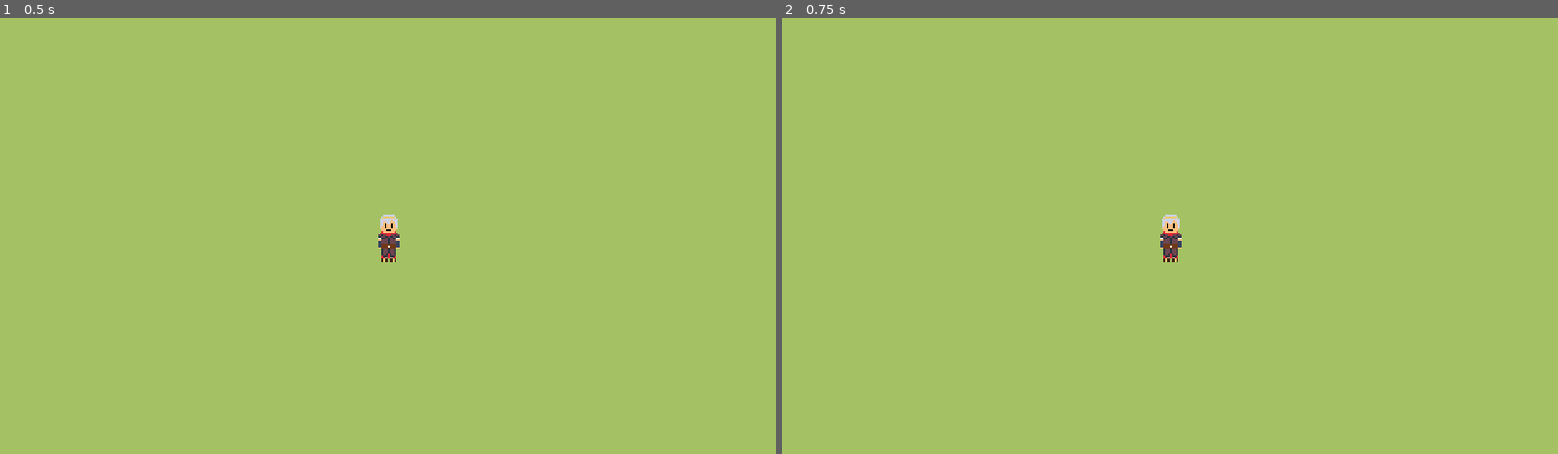
Above: before the commit, frames 1-2 (left to right).
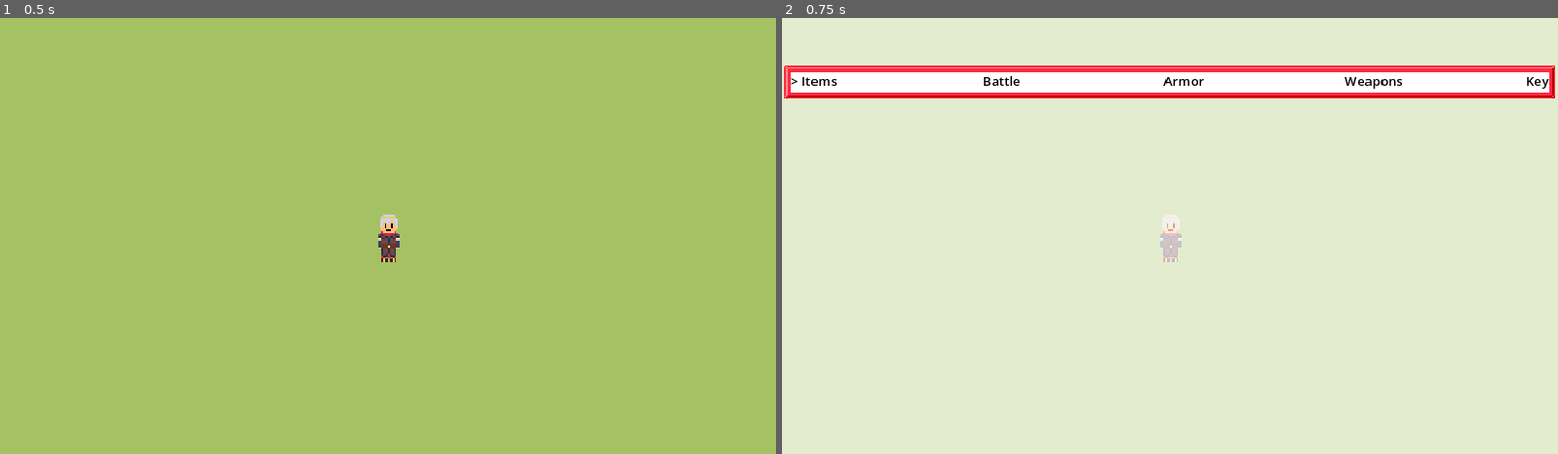
Above: after the commit, the same moments.

Repository: Kikilinga/Satihs
Game: Godot game, scene res://levels/camera_follow_template.tscn
The game is run twice, just before and just after one commit, with the same random seed, the same clock (stepped at 60 frames per second) and the same inputs. Before the commit the project has no main scene; this scene is started directly in both runs.
Inputs:
- Up to frame 1 (0.5 s): no input
- Up to frame 2 (0.75 s): tap Enter at 0.5 s

Frame 1 is identical in both runs. In frame 2, 100% of the frame differs, in the area x 0-100%, y 0-100%.

Commit message:
Full Upload Lol

Diff:
--- a/characters/player.tscn
+++ b/characters/player.tscn
@@ -1,7 +1,6 @@
-[gd_scene load_steps=27 format=3 uid="uid://cgkahhv2ecxy2"]
+[gd_scene load_steps=26 format=3 uid="uid://cgkahhv2ecxy2"]
 
 [ext_resource type="Texture2D" uid="uid://bq8fef71udhjg" path="res://assets/characters/player.png" id="1_251qb"]
-[ext_resource type="PackedScene" uid="uid://de7uu0rht811x" path="res://menu/in_game_menu.tscn" id="2_xdh0j"]
 
 [sub_resource type="GDScript" id="GDScript_po5hr"]
 script/source = "extends CharacterBody2D
@@ -276,6 +275,3 @@
 parameters/playback = SubResource("AnimationNodeStateMachinePlayback_65nkd")
 parameters/idle/blend_position = Vector2(1.3704, -1.73581)
 parameters/walk/blend_position = Vector2(0.0501119, -0.740175)
-
-[node name="in_game_menu" parent="." instance=ExtResource("2_xdh0j")]
-position = Vector2(-480, -270)
--- a/levels/camera_follow_template.tscn
+++ b/levels/camera_follow_template.tscn
@@ -1,13 +1,17 @@
-[gd_scene load_steps=2 format=3 uid="uid://bh06j7aegi3g1"]
+[gd_scene load_steps=3 format=3 uid="uid://batyqy5g2te2b"]
 
 [ext_resource type="PackedScene" uid="uid://cgkahhv2ecxy2" path="res://characters/player.tscn" id="1_mmcpw"]
+[ext_resource type="PackedScene" uid="uid://c6mt503q3wg01" path="res://menu/scenes/in_game_menu/all_player_menus.tscn" id="2_bxbul"]
 
-[node name="GenericCameraFollowLevel" type="Node2D"]
+[node name="camera_follow_template" type="Node2D"]
 
 [node name="Player" parent="." instance=ExtResource("1_mmcpw")]
 
 [node name="RemoteTransform2D" type="RemoteTransform2D" parent="Player"]
 remote_path = NodePath("../../Camera2D")
 
+[node name="all_player_menus" parent="Player" instance=ExtResource("2_bxbul")]
+position = Vector2(-480, -270)
+
 [node name="Camera2D" type="Camera2D" parent="."]
 position = Vector2(480, 270)
--- a/menu/all_player_menus.tscn
+++ /dev/null
@@ -1,32 +0,0 @@
-[gd_scene load_steps=4 format=3 uid="uid://c7doun2dr7c8"]
-
-[ext_resource type="PackedScene" uid="uid://b6hdgsxelye35" path="res://menu/main_menu.tscn" id="1_dpu67"]
-[ext_resource type="PackedScene" uid="uid://2khuqht1pgko" path="res://menu/equip.tscn" id="2_jk421"]
-
-[sub_resource type="GDScript" id="GDScript_1mq6s"]
-script/source = "extends Node2D
-
-@onready var main_menu = get_node(\"main_menu\")
-@onready var equip_menu = get_node(\"equip\")
-@onready var player = get_parent()
-
-func _unhandled_input(event):
-	if event.is_action_pressed(\"ui_menu\"):
-		main_menu_visibility()
-
-	if event.is_action_pressed(\"ui_accept\") and main_menu.selected == 1:
-		equip_menu.visible = true
-		main_menu.visible = false
-
-func main_menu_visibility():
-	player.set_physics_process(main_menu.visible)
-	main_menu.visible = !main_menu.visible
-"
-
-[node name="all_player_menus" type="Node2D"]
-script = SubResource("GDScript_1mq6s")
-
-[node name="main_menu" parent="." instance=ExtResource("1_dpu67")]
-
-[node name="equip" parent="." instance=ExtResource("2_jk421")]
-visible = true
--- /dev/null
+++ b/menu/scenes/in_game_menu/all_player_menus.tscn
@@ -0,0 +1,48 @@
+[gd_scene load_steps=4 format=3 uid="uid://c6mt503q3wg01"]
+
+[ext_resource type="PackedScene" uid="uid://cbt4yysj5b4e2" path="res://menu/scenes/in_game_menu/main_menu.tscn" id="1_jc4h6"]
+[ext_resource type="PackedScene" uid="uid://2khuqht1pgko" path="res://menu/scenes/in_game_menu/equip.tscn" id="2_oxclf"]
+
+[sub_resource type="GDScript" id="GDScript_1mq6s"]
+script/source = "extends Node2D
+
+@onready var main_menu = get_node(\"main_menu\")
+@onready var equip_menu = get_node(\"equip\")
+@onready var player = get_parent()
+
+func _unhandled_input(event):
+	if event.is_action_pressed(\"ui_menu\"):
+		main_menu_visibility()
+
+	if event.is_action_pressed(\"ui_accept\"):
+		menu_select_handler()
+
+func main_menu_visibility():
+	player.set_physics_process(main_menu.visible)
+	main_menu.visible = !main_menu.visible
+
+func menu_select_handler():
+	match main_menu.selected:
+		0:
+			equip_menu.visible = true
+			main_menu.visible = false
+		1:
+			equip_menu.visible = true
+			main_menu.visible = false
+		2:
+			pass
+		3:
+			pass
+		4:
+			SaveGame.new().write_savegame()
+		5:
+			get_tree().quit()
+"
+
+[node name="all_player_menus" type="Node2D"]
+script = SubResource("GDScript_1mq6s")
+
+[node name="main_menu" parent="." instance=ExtResource("1_jc4h6")]
+
+[node name="equip" parent="." instance=ExtResource("2_oxclf")]
+visible = true
--- a/menu/equip.tscn
+++ b/menu/scenes/in_game_menu/equip.tscn
@@ -6,22 +6,27 @@
 [sub_resource type="GDScript" id="GDScript_fvtdn"]
 script/source = "extends Node2D
 
-@onready var select_arrow = $Control/NinePatchRect/RichTextLabel
+@onready var select_arrow = $Control/NinePatchRect/select_arrow
+var selected = 0
+
+#these could be turned into hard coded numbers for the final version
 @onready var menu_options = $Control/NinePatchRect/VBoxContainer
-@onready var menu= self
 
-var selected = 0
+#these could be turned into hard coded numbers for the final version
 var option_margin = 225
 var top_margin = 8
 
 func _ready():
-	menu.visible = false
+	self.visible = false
 
 func _unhandled_input(event):
-	if menu.visible and event.is_action_pressed(\"ui_right\"):
+	if self.visible and event.is_action_pressed(\"ui_right\"):
 		selected += 1
-	if menu.visible and event.is_action_pressed(\"ui_left\"):
+	if self.visible and event.is_action_pressed(\"ui_left\"):
 		selected -= 1
+
+	if self.visible and event.is_action_pressed(\"ui_menu\"):
+		self.visible = false
 
 	menu_select_handler()
 
@@ -130,7 +135,7 @@
 fit_content = true
 selection_enabled = true
 
-[node name="RichTextLabel" type="RichTextLabel" parent="Control/NinePatchRect"]
+[node name="select_arrow" type="RichTextLabel" parent="Control/NinePatchRect"]
 layout_mode = 0
 offset_left = 9.0
 offset_top = 8.0
--- a/menu/main_menu.tscn
+++ b/menu/scenes/in_game_menu/main_menu.tscn
@@ -1,32 +1,29 @@
-[gd_scene load_steps=5 format=3 uid="uid://b6hdgsxelye35"]
+[gd_scene load_steps=5 format=3 uid="uid://cbt4yysj5b4e2"]
 
-[ext_resource type="Texture2D" uid="uid://ckk2mvwtpyrob" path="res://assets/menu/background_lighten.png" id="1_7d8co"]
-[ext_resource type="Texture2D" uid="uid://cthb3t1ebcqbx" path="res://assets/menu/in-game_menu.png" id="2_j43j5"]
-[ext_resource type="PackedScene" uid="uid://2khuqht1pgko" path="res://menu/equip.tscn" id="3_0e70j"]
+[ext_resource type="Texture2D" uid="uid://ckk2mvwtpyrob" path="res://assets/menu/background_lighten.png" id="1_orhv1"]
+[ext_resource type="Texture2D" uid="uid://cthb3t1ebcqbx" path="res://assets/menu/in-game_menu.png" id="2_rtf2n"]
+[ext_resource type="PackedScene" uid="uid://2khuqht1pgko" path="res://menu/scenes/in_game_menu/equip.tscn" id="3_xi122"]
 
 [sub_resource type="GDScript" id="GDScript_fvtdn"]
 script/source = "extends Node2D
 
-@onready var select_arrow = $Control/NinePatchRect/RichTextLabel
-# we will make menu_options a variable for now, for more modularity.
-# for the final release we will make this a specific number for less memory utilization.
+@onready var select_arrow = $Control/NinePatchRect/select_arrow
+var selected = 0
+
+#these could be turned into hard coded numbers for the final version
 @onready var menu_options = $Control/NinePatchRect/VBoxContainer
-@onready var main_menu = self
-@onready var equip_menu = get_parent().get_node(\"equip\")
-
-var selected = 0
 
 # these variables can also be hard coded for less memory usage in the final.
 var option_margin = 27
 var top_margin = 8
 
 func _ready():
-	main_menu.visible = false
+	self.visible = false
 
 func _unhandled_input(event):
-	if main_menu.visible and event.is_action_pressed(\"ui_up\"):
+	if self.visible and event.is_action_pressed(\"ui_up\"):
 		selected -= 1
-	if main_menu.visible and event.is_action_pressed(\"ui_down\"):
+	if self.visible and event.is_action_pressed(\"ui_down\"):
 		selected += 1
 
 	menu_select_handler();
@@ -138,7 +135,7 @@
 fit_content = true
 selection_enabled = true
 
-[node name="RichTextLabel" type="RichTextLabel" parent="Control/NinePatchRect"]
+[node name="select_arrow" type="RichTextLabel" parent="Control/NinePatchRect"]
 layout_mode = 0
 offset_left = 14.0
 offset_top = 8.0
@@ -147,4 +144,4 @@
 theme_override_colors/default_color = Color(0, 0, 0, 1)
 text = ">"
 
-[node name="equip" parent="." instance=ExtResource("3_0e70j")]
+[node name="equip" parent="." instance=ExtResource("3_xi122")]
--- /dev/null
+++ b/menu/scripts/save.gd
@@ -0,0 +1,9 @@
+class_name SaveGame
+extends Resource
+
+const SAVE_PATH:= "user://savegame.tres"
+
+var player: Resource = preload("res://characters/player.tscn")
+
+func write_savegame():
+	ResourceSaver.save(player, SAVE_PATH)
--- a/project.godot
+++ b/project.godot
@@ -11,7 +11,7 @@
 [application]
 
 config/name="Satihs"
-run/main_scene="res://menu/start_window.tscn"
+run/main_scene="res://characters/player.tscn"
 config/features=PackedStringArray("4.0", "GL Compatibility")
 boot_splash/bg_color=Color(0.141176, 0.141176, 0.141176, 1)
 boot_splash/show_image=false
Not shown: 2 places in menu/scenes/in_game_menu/main_menu.tscn that only renumber resources
